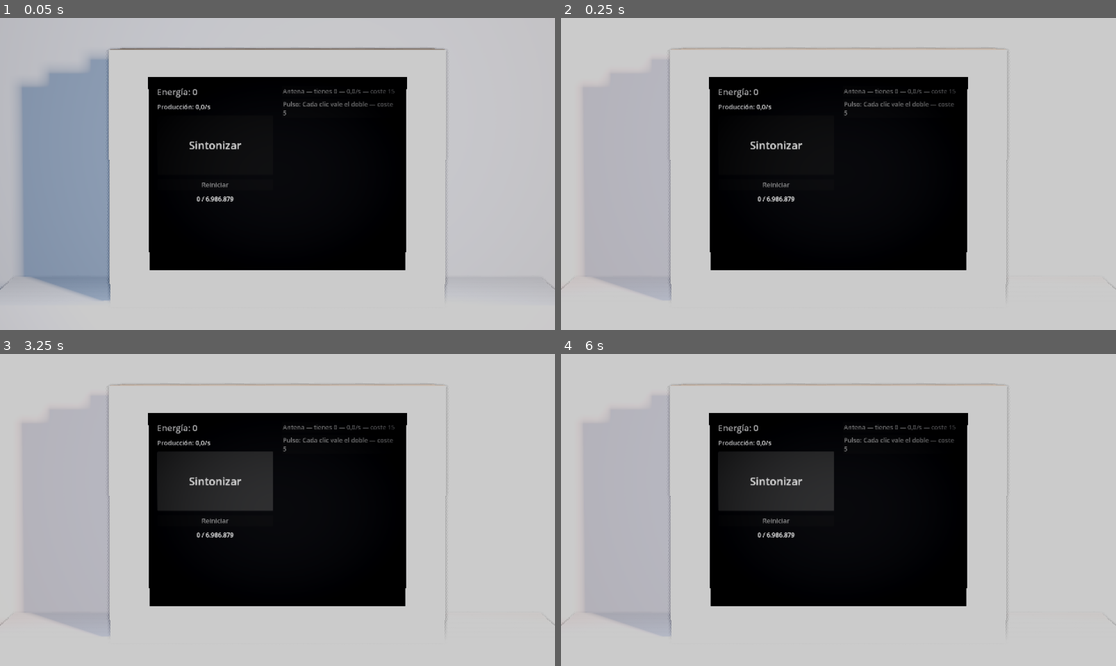
Above: before the commit, frames 1-4 (two rows, left to right).
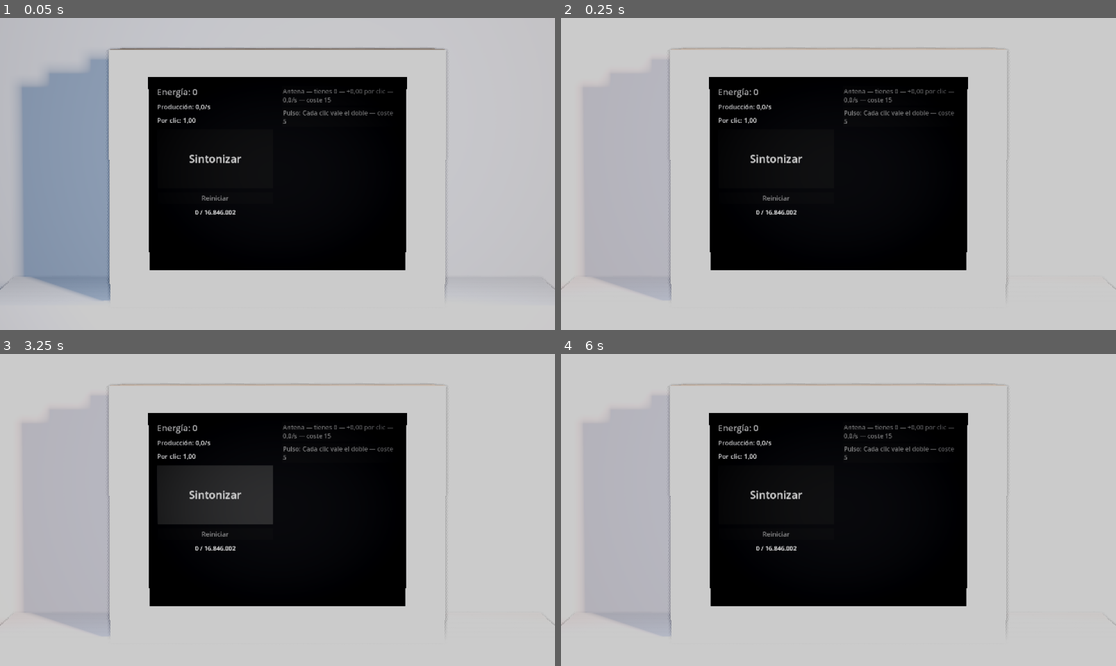
Above: after the commit, the same moments.

Repository: CarlosCG-code/The-Living-Room
Game: Godot game, scene res://presentation/main.tscn
Same seed, same stepped clock (60 frames per second), same inputs: the game is played once before the commit and once after it.
Inputs (mouse positions are in pixels of both pictures, inside the frame that each line leads up to):
- Up to frame 1 (0.05 s): no input
- Up to frame 2 (0.25 s): no input
- Up to frame 3 (3.25 s): tap Enter at 0.5, 2 s; move the mouse to (399, 494) at 0.52 s; hold Shift 0.53-1.25 s; click (399, 494) at 0.67 s; tap Space at 1.25, 2.75 s; drag from (166, 525) to (249, 572) at 1.27 s; move the mouse to (333, 441) at 2.02 s; tap Ctrl at 2.1 s; click (333, 441) at 2.17 s; drag from (249, 572) to (111, 463) at 2.77 s
- Up to frame 4 (6 s): move the mouse to (1005, 556) at 3.52 s; tap Alt at 3.6 s; click (1005, 556) at 3.67 s; tap Enter at 4.25 s; drag from (672, 463) to (755, 432) at 4.27 s; tap Space at 5 s; move the mouse to (866, 510) at 5.02 s; hold Shift 5.03-5.75 s; click (866, 510) at 5.17 s; drag from (755, 432) to (727, 525) at 5.77 s

The runs differ from the first frame. In frame 1, 1.0% of the frame differs, in the area x 28-72%, y 22-64%; in frame 2, 1.0%; in frame 3, 2.5%; in frame 4, 3.7%.

Commit message:
Economía centrada en el clic: cada generador suma Energía por clic
- GeneratorDef.click_bonus: el clic vale (base + bonos) × multiplicador de clic.
- Producción por segundo al 40 %, Dial firme a 6 clics/s, requisitos y umbral
  recalculados para conservar los minutos de aparición (test de ritmo en verde).
- La tienda muestra lo que suma cada generador por clic; el panel, «Por clic».
- specs/incremental.md, specs/hito1.md y el GDD actualizados.

Co-Authored-By: Claude Opus 5.5 <noreply@anthropic.com>

Diff:
--- a/core/economy.gd
+++ b/core/economy.gd
@@ -89,8 +89,15 @@
 	return 0.0 if g == null else owned(id) * g.base_production * _gen_mult.get(id, 1.0)
 
 
+## (clic base + bonos de los generadores) × multiplicador de clic + parte de la producción.
 func click_value() -> float:
-	return config.base_click_value * _click_mult + _production_share * production_per_second()
+	return _click_base(_gen_mult, &"", 0) * _click_mult + _production_share * production_per_second()
+
+
+## Energía que suma un generador a cada clic (poseídos × bono × multiplicadores).
+func generator_click_bonus(id: StringName) -> float:
+	var g := config.find_generator(id)
+	return 0.0 if g == null else owned(id) * g.click_bonus * _gen_mult.get(id, 1.0) * _click_mult
 
 
 func cost_of(id: StringName) -> float:
@@ -201,10 +208,18 @@
 	return total
 
 
+func _click_base(gen_mult: Dictionary, extra_id: StringName, extra_count: int) -> float:
+	var total := config.base_click_value
+	for g in config.generators:
+		var count := owned(g.id) + (extra_count if g.id == extra_id else 0)
+		total += count * g.click_bonus * gen_mult.get(g.id, 1.0)
+	return total
+
+
 func _income(manual_cps: float, holding: bool, gen_mult: Dictionary, extra_id: StringName, extra_count: int,
 		click_mult: float, share: float, hold: float, auto: float) -> float:
 	var prod := _production(gen_mult, extra_id, extra_count)
-	var per_click := config.base_click_value * click_mult + share * prod
+	var per_click := _click_base(gen_mult, extra_id, extra_count) * click_mult + share * prod
 	return prod + per_click * (manual_cps + (hold if holding else 0.0) + auto)
 
 
--- a/core/generator_def.gd
+++ b/core/generator_def.gd
@@ -5,4 +5,6 @@
 @export var name_key: String
 @export var base_cost: float
 @export var base_production: float
+## Energía que suma cada unidad a cada clic, antes del multiplicador de clic.
+@export var click_bonus: float = 0.0
 @export var req_energy_produced: float
--- a/data/economy_run1.tres
+++ b/data/economy_run1.tres
@@ -9,7 +9,8 @@
 id = &"antenna"
 name_key = "GEN_ANTENNA"
 base_cost = 15.0
-base_production = 0.2
+base_production = 0.08000000000000002
+click_bonus = 0.006
 req_energy_produced = 0.0
 
 [sub_resource type="Resource" id="gen_valves"]
@@ -17,40 +18,45 @@
 id = &"valves"
 name_key = "GEN_VALVES"
 base_cost = 90.0
-base_production = 1.1
-req_energy_produced = 5100.0
+base_production = 0.44000000000000006
+click_bonus = 0.033
+req_energy_produced = 4800.0
 
 [sub_resource type="Resource" id="gen_audio_frequency"]
 script = ExtResource("gen_script")
 id = &"audio_frequency"
 name_key = "GEN_AUDIO_FREQUENCY"
 base_cost = 540.0
-base_production = 6.050000000000001
-req_energy_produced = 20221.0
+base_production = 2.4200000000000004
+click_bonus = 0.1815
+req_energy_produced = 15527.0
 
 [sub_resource type="Resource" id="gen_tuner"]
 script = ExtResource("gen_script")
 id = &"tuner"
 name_key = "GEN_TUNER"
 base_cost = 3240.0
-base_production = 33.275
-req_energy_produced = 71607.0
+base_production = 13.310000000000002
+click_bonus = 0.99825
+req_energy_produced = 52114.0
 
 [sub_resource type="Resource" id="gen_remote"]
 script = ExtResource("gen_script")
 id = &"remote"
 name_key = "GEN_REMOTE"
 base_cost = 19440.0
-base_production = 183.01250000000002
-req_energy_produced = 280547.0
+base_production = 73.20500000000001
+click_bonus = 5.490375
+req_energy_produced = 258101.0
 
 [sub_resource type="Resource" id="gen_channel_3"]
 script = ExtResource("gen_script")
 id = &"channel_3"
 name_key = "GEN_CHANNEL_3"
 base_cost = 116640.0
-base_production = 1006.56875
-req_energy_produced = 1009196.0
+base_production = 402.62750000000005
+click_bonus = 30.1970625
+req_energy_produced = 1135196.0
 
 [sub_resource type="Resource" id="upg_antenna_x2_10"]
 script = ExtResource("upg_script")
@@ -61,7 +67,7 @@
 target_id = &"antenna"
 value = 2.0
 cost = 180.0
-req_energy_produced = 791.0
+req_energy_produced = 424.0
 req_generator_count = 10
 
 [sub_resource type="Resource" id="upg_antenna_x2_25"]
@@ -73,7 +79,7 @@
 target_id = &"antenna"
 value = 2.0
 cost = 1800.0
-req_energy_produced = 2372.0
+req_energy_produced = 2927.0
 req_generator_count = 25
 
 [sub_resource type="Resource" id="upg_valves_x2_10"]
@@ -85,7 +91,7 @@
 target_id = &"valves"
 value = 2.0
 cost = 1080.0
-req_energy_produced = 6793.0
+req_energy_produced = 6260.0
 req_generator_count = 10
 
 [sub_resource type="Resource" id="upg_valves_x2_25"]
@@ -97,7 +103,7 @@
 target_id = &"valves"
 value = 2.0
 cost = 10800.0
-req_energy_produced = 202144.0
+req_energy_produced = 173361.0
 req_generator_count = 25
 
 [sub_resource type="Resource" id="upg_audio_frequency_x2_10"]
@@ -109,7 +115,7 @@
 target_id = &"audio_frequency"
 value = 2.0
 cost = 6480.0
-req_energy_produced = 28171.0
+req_energy_produced = 21596.0
 req_generator_count = 10
 
 [sub_resource type="Resource" id="upg_audio_frequency_x2_25"]
@@ -121,7 +127,7 @@
 target_id = &"audio_frequency"
 value = 2.0
 cost = 64800.0
-req_energy_produced = 52332.0
+req_energy_produced = 1052136.0
 req_generator_count = 25
 
 [sub_resource type="Resource" id="upg_tuner_x2_10"]
@@ -133,7 +139,7 @@
 target_id = &"tuner"
 value = 2.0
 cost = 38880.0
-req_energy_produced = 102521.0
+req_energy_produced = 114767.0
 req_generator_count = 10
 
 [sub_resource type="Resource" id="upg_tuner_x2_25"]
@@ -145,7 +151,7 @@
 target_id = &"tuner"
 value = 2.0
 cost = 388800.0
-req_energy_produced = 549007.0
+req_energy_produced = 15772181.0
 req_generator_count = 25
 
 [sub_resource type="Resource" id="upg_remote_x2_10"]
@@ -157,7 +163,7 @@
 target_id = &"remote"
 value = 2.0
 cost = 233280.0
-req_energy_produced = 688846.0
+req_energy_produced = 895490.0
 req_generator_count = 10
 
 [sub_resource type="Resource" id="upg_remote_x2_25"]
@@ -213,9 +219,9 @@
 name_key = "UPG_DIAL_HOLD"
 desc_key = "UPG_DIAL_HOLD_DESC"
 kind = 2
-value = 4.0
-cost = 38.0
-req_energy_produced = 76.0
+value = 6.0
+cost = 61.0
+req_energy_produced = 122.0
 req_generator_count = 0
 
 [sub_resource type="Resource" id="upg_pulse_strong"]
@@ -225,8 +231,8 @@
 desc_key = "UPG_PULSE_STRONG_DESC"
 kind = 1
 value = 2.0
-cost = 4857.0
-req_energy_produced = 9715.0
+cost = 4225.0
+req_energy_produced = 8449.0
 req_generator_count = 0
 
 [sub_resource type="Resource" id="upg_resonance"]
@@ -236,8 +242,8 @@
 desc_key = "UPG_RESONANCE_DESC"
 kind = 3
 value = 0.02
-cost = 19333.0
-req_energy_produced = 38666.0
+cost = 13288.0
+req_energy_produced = 26575.0
 req_generator_count = 0
 
 [sub_resource type="Resource" id="upg_dial_auto"]
@@ -247,8 +253,8 @@
 desc_key = "UPG_DIAL_AUTO_DESC"
 kind = 4
 value = 2.0
-cost = 71004.0
-req_energy_produced = 142009.0
+cost = 56500.0
+req_energy_produced = 112999.0
 req_generator_count = 0
 
 [sub_resource type="Resource" id="upg_dial_auto_2"]
@@ -258,8 +264,8 @@
 desc_key = "UPG_DIAL_AUTO_2_DESC"
 kind = 4
 value = 5.0
-cost = 220434.0
-req_energy_produced = 440868.0
+cost = 221637.0
+req_energy_produced = 443274.0
 req_generator_count = 0
 
 [resource]
@@ -267,7 +273,7 @@
 generators = Array[ExtResource("gen_script")]([SubResource("gen_antenna"), SubResource("gen_valves"), SubResource("gen_audio_frequency"), SubResource("gen_tuner"), SubResource("gen_remote"), SubResource("gen_channel_3")])
 upgrades = Array[ExtResource("upg_script")]([SubResource("upg_antenna_x2_10"), SubResource("upg_antenna_x2_25"), SubRes …(527 unchanged characters)…
 cost_growth = 1.15
-threshold = 6986879.0
+threshold = 16846002.0
 base_click_value = 1.0
 interference_min = 120.0
 interference_max = 240.0
--- a/locale/strings.csv
+++ b/locale/strings.csv
@@ -2,11 +2,12 @@
 TITLE,The Living Room
 UI_ENERGY,Energía: %s
 UI_PRODUCTION,Producción: %s
+UI_PER_CLICK,Por clic: %s
 UI_DIAL,Sintonizar
 UI_RESTART,Reiniciar
 UI_RESTART_PROGRESS,%s / %s
 UI_INTERFERENCE,Interferencia: pulsa para atraparla
-UI_GENERATOR_ROW,%s — tienes %s — %s — coste %s
+UI_GENERATOR_ROW,%s — tienes %s — +%s por clic — %s — coste %s
 UI_UPGRADE_ROW,%s: %s — coste %s
 GEN_ANTENNA,Antena
 GEN_VALVES,Válvulas
@@ -28,4 +29,4 @@
 UPG_DIAL_AUTO_2_DESC,El dial gira solo
 UPG_GEN_X2_10,%s ×2
 UPG_GEN_X2_25,%s ×2 (25)
-UPG_GEN_X2_DESC,Duplica la producción de %s
+UPG_GEN_X2_DESC,Duplica lo que da %s por clic y por segundo
--- a/presentation/ui/number_format.gd
+++ b/presentation/ui/number_format.gd
@@ -15,6 +15,15 @@
 	return _group(int(roundf(x))) + "/s"
 
 
+## Energía por clic: 2 decimales con coma por debajo de 10 (los bonos de las primeras compras son pequeños);
+## entero con punto de miles desde 10.
+static func per_click(x: float) -> String:
+	var v := maxf(x, 0.0)
+	if snappedf(v, 0.01) < 10.0:
+		return ("%.2f" % v).replace(".", ",")
+	return _group(int(roundf(v)))
+
+
 static func _group(n: int) -> String:
 	var digits := str(n)
 	var out := ""
--- a/presentation/ui/tv_game_ui.gd
+++ b/presentation/ui/tv_game_ui.gd
@@ -4,6 +4,7 @@
 
 @onready var _energy_label: Label = $Layout/Left/EnergyLabel
 @onready var _production_label: Label = $Layout/Left/ProductionLabel
+@onready var _click_label: Label = $Layout/Left/ClickLabel
 @onready var _dial: Button = $Layout/Left/Dial
 @onready var _restart_button: Button = $Layout/Left/RestartButton
 @onready var _restart_progress: Label = $Layout/Left/RestartProgress
@@ -32,6 +33,7 @@
 	var state := eco.state
 	_energy_label.text = tr("UI_ENERGY") % NumberFormat.energy(state.energy)
 	_production_label.text = tr("UI_PRODUCTION") % NumberFormat.rate(eco.production_per_second())
+	_click_label.text = tr("UI_PER_CLICK") % NumberFormat.per_click(eco.click_value())
 	_restart_button.disabled = not eco.can_restart()
 	_restart_progress.text = tr("UI_RESTART_PROGRESS") % [
 		NumberFormat.energy(state.energy_produced_run), NumberFormat.energy(eco.config.threshold)]
@@ -39,7 +41,8 @@
 	for g in eco.visible_generators():
 		var row := _row(g.id)
 		row.text = tr("UI_GENERATOR_ROW") % [
-			tr(g.name_key), eco.owned(g.id), NumberFormat.rate(eco.generator_production(g.id)), NumberFormat.energy(eco.cost_of(g.id))]
+			tr(g.name_key), eco.owned(g.id), NumberFormat.per_click(eco.generator_click_bonus(g.id)),
+			NumberFormat.rate(eco.generator_production(g.id)), NumberFormat.energy(eco.cost_of(g.id))]
 		row.disabled = state.energy < eco.cost_of(g.id)
 	for u in eco.visible_upgrades():
 		var row := _row(u.id)
--- a/presentation/ui/tv_game_ui.tscn
+++ b/presentation/ui/tv_game_ui.tscn
@@ -49,6 +49,10 @@
 theme_override_font_sizes/font_size = 32
 
 [node name="ProductionLabel" type="Label" parent="Layout/Left"]
+layout_mode = 2
+theme_override_font_sizes/font_size = 24
+
+[node name="ClickLabel" type="Label" parent="Layout/Left"]
 layout_mode = 2
 theme_override_font_sizes/font_size = 24
 
--- a/tests/test_economy.gd
+++ b/tests/test_economy.gd
@@ -115,6 +115,20 @@
 	assert_almost_eq(eco.click_value(), 4.0, 0.0001)
 
 
+func test_generator_click_bonus() -> void:
+	config.generators[0].click_bonus = 0.5
+	_give(200)
+	eco.buy(&"a")
+	eco.buy(&"a")
+	eco.buy(&"a_x2")
+	assert_almost_eq(eco.click_value(), 1.0 + 2 * 0.5 * 2, 0.0001, "el ×2 del generador dobla su bono")
+	eco.buy(&"pulse")
+	assert_almost_eq(eco.click_value(), (1.0 + 2.0) * 2, 0.0001, "Pulso dobla también los bonos")
+	assert_almost_eq(eco.generator_click_bonus(&"a"), 4.0, 0.0001)
+	# Una «a» más: +1 × 2 de producción y +0,5 × 2 × 2 por clic a 1 clic/s.
+	assert_almost_eq(eco.gain_if_bought(&"a", 1.0, false), 2.0 + 2.0, 0.0001)
+
+
 func test_click_production_share() -> void:
 	_give(100)
 	eco.buy(&"a")
--- a/tests/test_number_format.gd
+++ b/tests/test_number_format.gd
@@ -15,3 +15,11 @@
 	assert_eq(NumberFormat.rate(99.96), "100/s")
 	assert_eq(NumberFormat.rate(1555.2), "1.555/s")
 	assert_eq(NumberFormat.rate(1555.6), "1.556/s")
+
+
+func test_per_click() -> void:
+	assert_eq(NumberFormat.per_click(0), "0,00")
+	assert_eq(NumberFormat.per_click(0.012), "0,01")
+	assert_eq(NumberFormat.per_click(9.994), "9,99")
+	assert_eq(NumberFormat.per_click(9.996), "10")
+	assert_eq(NumberFormat.per_click(1234.6), "1.235")
Binary file changed: locale/strings.es.translation
Not shown, changed: GAME_DESIGN.md
Not shown, changed: specs/hito1.md
Not shown, changed: specs/incremental.md
